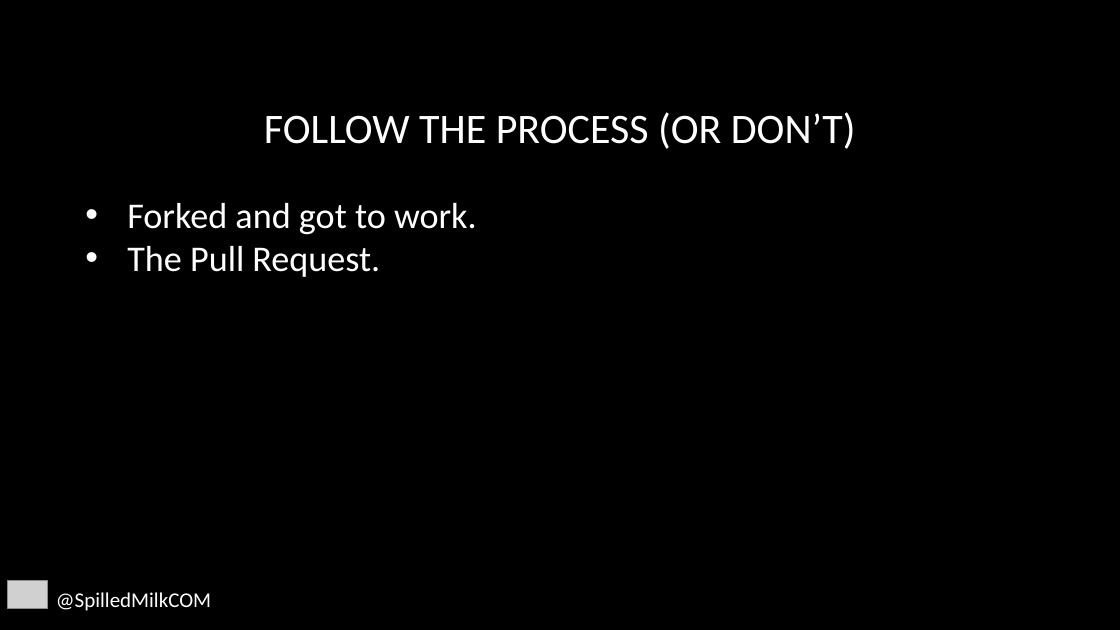
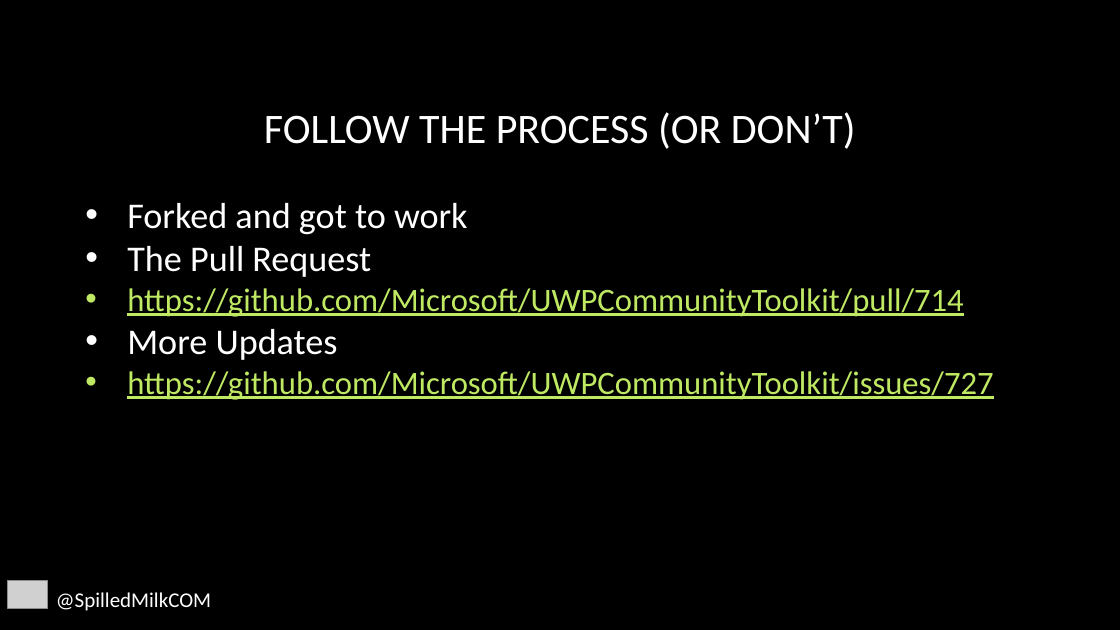
Before and after one commit to SpilledMilkCOM/DenDevDayUWP, a slide deck: slide 15 of Giving Back.pptx (slide 14 before the commit). Drawn at 1120x630 pixels with LibreOffice and Linux fonts; fonts in the diff are those of the drawing; grey boxes stand for pictures; background and template pictures are left out. Boxes give left, top, right and bottom in pixels: in the first picture for what was removed or moved away, otherwise in the second. Text is boxed around its words. In the diff, an @@ line names an element or a change of style, - is before the commit and + after.

```diff
--- a/Giving Back.pptx
+++ b/Giving Back.pptx
@@ text at [127, 203, 993, 400]: text changed; size 31 to 28 pt; text colour #FFFFFF to #BFE962 @@
-• Forked and got to work.
-• The Pull Request.
+• Forked and got to work
+• The Pull Request
+• https://github.com/Microsoft/UWPCommunityToolkit/pull/714
+• More Updates
+• https://github.com/Microsoft/UWPCommunityToolkit/issues/727
```
Also in this commit, not shown: 3 other slides changed, 1 slide added.
